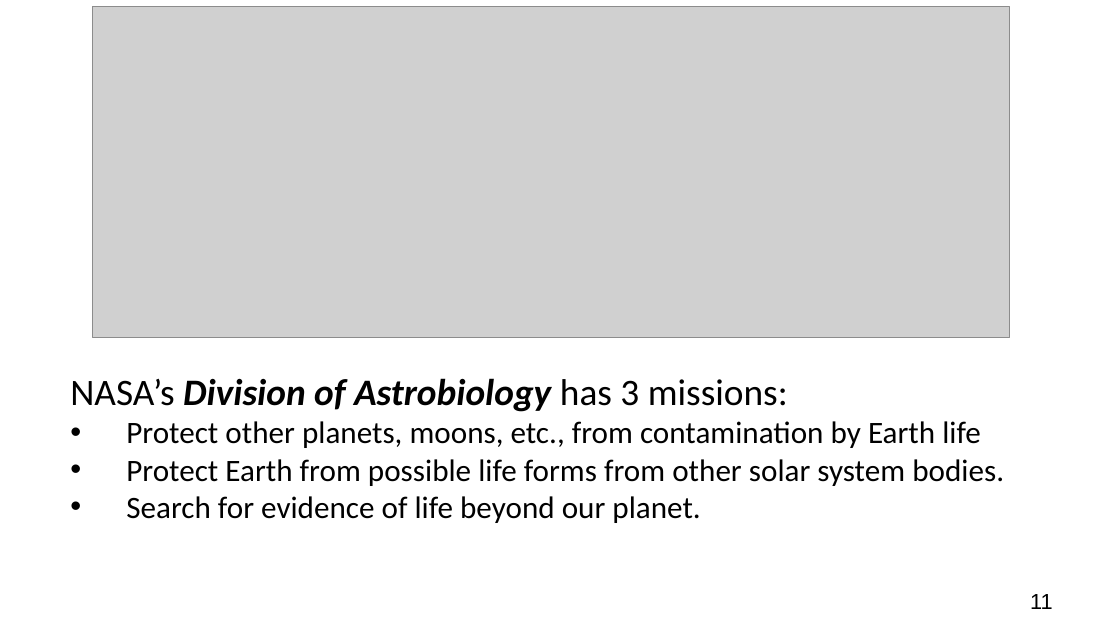
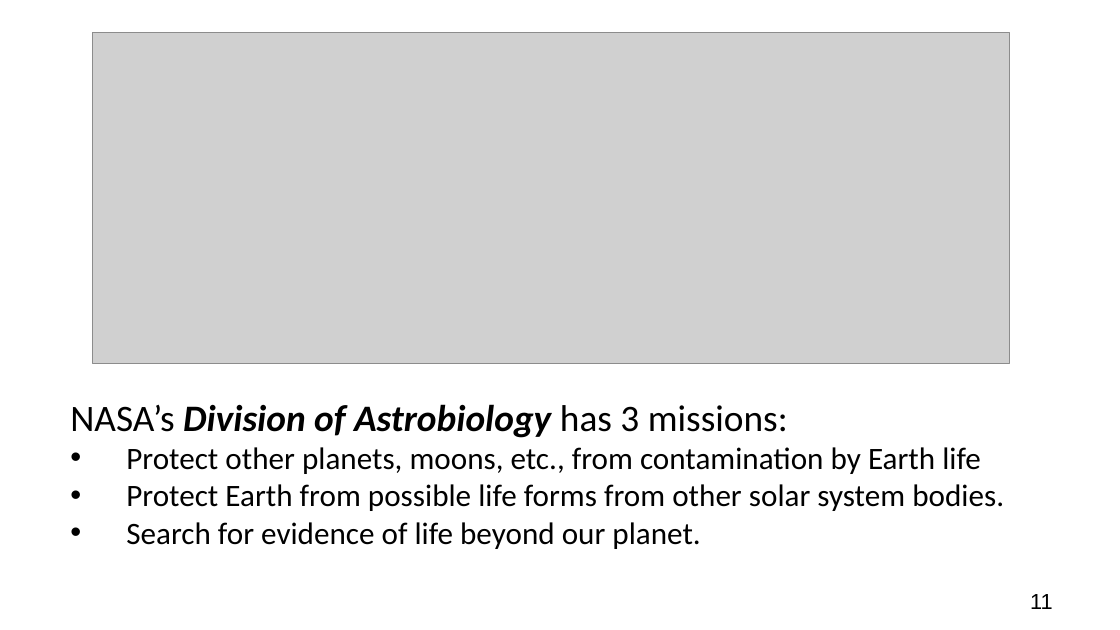
Before and after one commit to adanieljohnson/NTC2024, a slide deck: slide 11 of docs/downloads/Case-What_Is_Life_annotated.pptx. Drawn at 1120x630 pixels with LibreOffice and Linux fonts; fonts in the diff are those of the drawing; grey boxes stand for pictures. Boxes give left, top, right and bottom in pixels: in the first picture for what was removed or moved away, otherwise in the second. Text is boxed around its words. In the diff, an @@ line names an element or a change of style, - is before the commit and + after.

```diff
--- a/docs/downloads/Case-What_Is_Life_annotated.pptx
+++ b/docs/downloads/Case-What_Is_Life_annotated.pptx
@@ picture: place and size @@
-picture at box(93, 7, 1009, 338)
+picture at box(93, 32, 1009, 364)
@@ text "NASA’s Division of Astrobiology has ...": place and size @@
-text "NASA’s Division of Astrobiology has ..." at box(70, 378, 1004, 523)
+text "NASA’s Division of Astrobiology has ..." at box(70, 404, 1004, 549)
```
Also in this commit, not shown: 19 other slides changed, 1 slide added, 2 other files.
